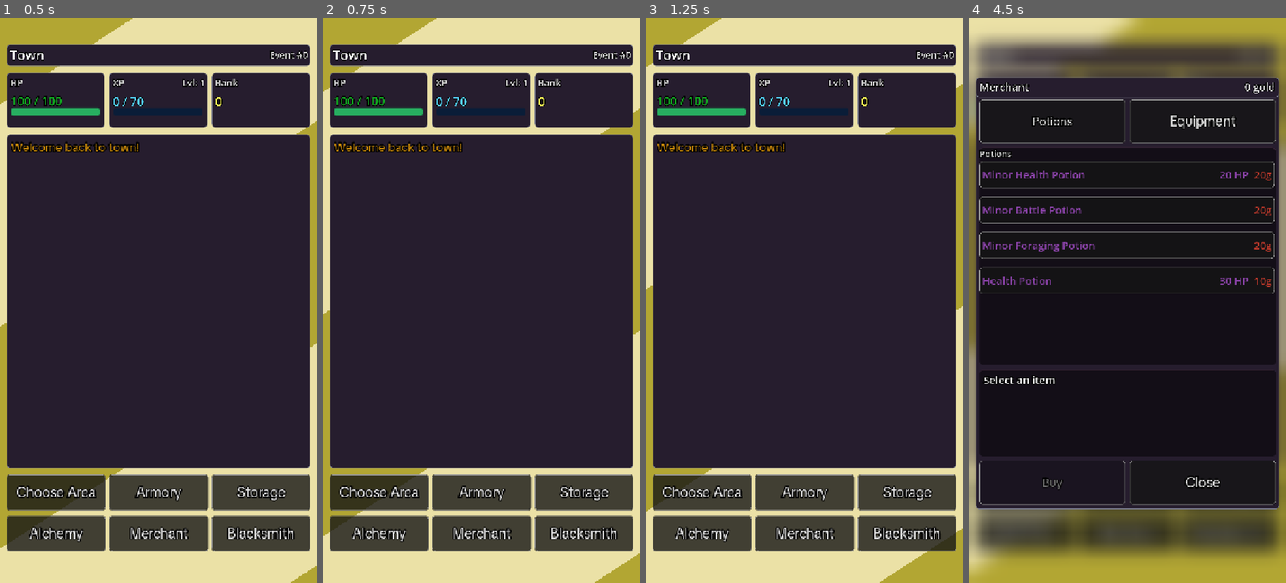
Above: before the commit, frames 1-4 (left to right).
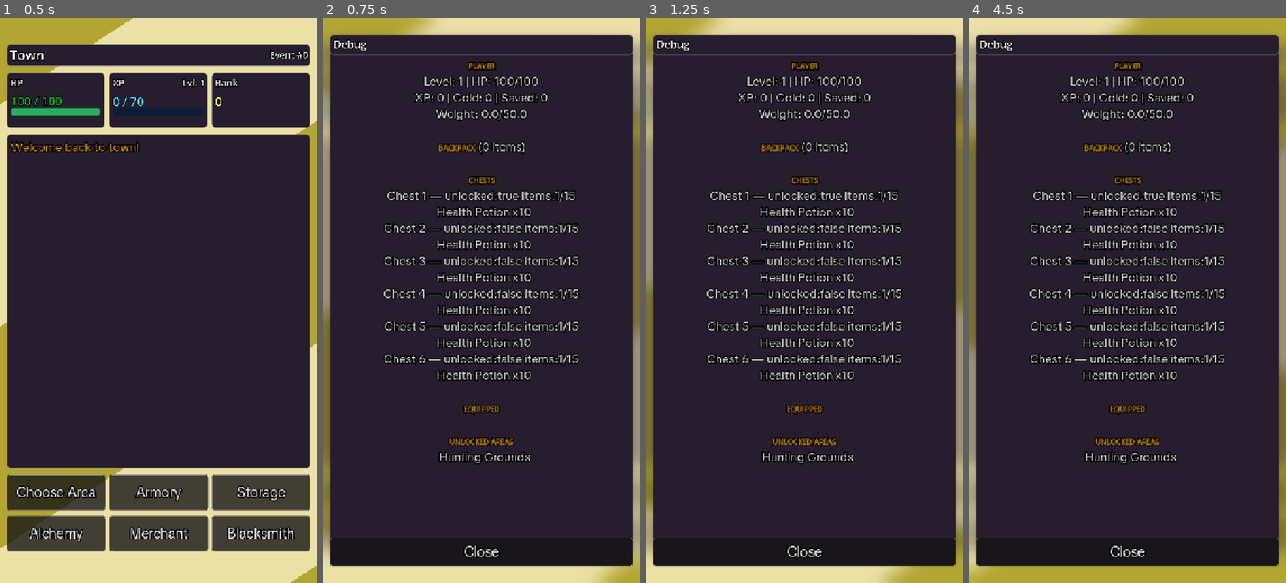
Above: after the commit, the same moments.

Repository: Nano95/project_RUNES
Game: Godot game, scene res://Scenes/Main.tscn
Same seed, same stepped clock (60 frames per second), same inputs: the game is played once before the commit and once after it.
Inputs (mouse positions are in pixels of both pictures, inside the frame that each line leads up to):
- Up to frame 1 (0.5 s): no input
- Up to frame 2 (0.75 s): click (380, 46) at 0.5 s, where only the run after the commit has a clickable "Debug"
- Up to frame 3 (1.25 s): no input
- Up to frame 4 (4.5 s): click "Armory" at 1.25 s; click "Storage" at 2 s; click "Alchemy" at 2.75 s; click "Merchant" at 3.5 s; click "Blacksmith" at 4.25 s

Frame 1 is identical in both runs. In frame 2, 35% of the frame differs, in the area x 0-100%, y 0-100%; in frame 3, 35%; in frame 4, 39%, in the area x 2-98%, y 3-97%.

Commit message:
adding a debug panel with all data

Diff:
--- a/Scenes/MainController.tscn
+++ b/Scenes/MainController.tscn
@@ -19,6 +19,7 @@
 [ext_resource type="Script" uid="uid://buhguegqkcr4k" path="res://Scripts/GatherSystem.gd" id="14_6iwwj"]
 [ext_resource type="Script" uid="uid://dnx5jud3bj3h2" path="res://Scripts/MerchantDisplay.gd" id="16_cssra"]
 [ext_resource type="Script" uid="uid://dweasp2efehkt" path="res://Scripts/EquipmentModal.gd" id="16_ds30n"]
+[ext_resource type="Script" uid="uid://dwxg2qpvawunx" path="res://Scripts/DebugDisplay.gd" id="16_px8ax"]
 [ext_resource type="Theme" uid="uid://3dmu3g4p1u1e" path="res://Resources/Themes/MainTheme.tres" id="17_g72ry"]
 [ext_resource type="Script" uid="uid://cgaotmic06nj0" path="res://Scripts/BlacksmithDisplay.gd" id="17_shy7a"]
 [ext_resource type="Script" uid="uid://drl0whro730mg" path="res://Scripts/CheckpointOverlay.gd" id="18_cssra"]
@@ -226,6 +227,12 @@
 shader_parameter/time = 4.750000002218258e-07
 shader_parameter/activate = false
 
+[sub_resource type="ShaderMaterial" id="ShaderMaterial_giqqg"]
+resource_local_to_scene = true
+shader = ExtResource("7_108yi")
+shader_parameter/time = 4.750000002218258e-07
+shader_parameter/activate = false
+
 [sub_resource type="ShaderMaterial" id="ShaderMaterial_7urtk"]
 resource_local_to_scene = true
 shader = ExtResource("7_108yi")
@@ -406,7 +413,7 @@
 tickTimer = NodePath("TickTimer")
 eventLog = NodePath("UIController/MarginContainer/VBoxContainer/EventLogPanel/EventLog")
 
-[node name="UIController" type="Control" parent="." unique_i …(142 unchanged characters)…  "merchantButton", "blacksmithButton", "areaButtons", "inventorySystem", "storageDisplay", "alchemyDisplay", "equipmentDisplay", "merchantDisplay", "blacksmithDisplay", "checkPointDisplay", "areaSystem", "adventuringRow", "inventoryPanel")]
+[node name="UIController" type="Control" parent="." unique_i …(142 unchanged characters)…  "merchantButton", "blacksmithButton", "debugButton", "areaButtons", "inventorySystem", "storageDisplay", "alchemyDisplay", "equipmentDisplay", "merchantDisplay", "blacksmithDisplay", "checkPointDisplay", "debugDisplay", "areaSystem", "adventuringRow", "inventoryPanel")]
 layout_mode = 1
 anchors_preset = 15
 anchor_right = 1.0
@@ -422,6 +429,7 @@
 armoryButton = NodePath("MarginContainer/VBoxContainer/MainActionRow/MainActionRow/ArmoryBtn")
 merchantButton = NodePath("MarginContainer/VBoxContainer/MainActionRow/MainActionRow/MerchantBtn")
 blacksmithButton = NodePath("MarginContainer/VBoxContainer/MainActionRow/MainActionRow/BlacksmithBtn")
+debugButton = NodePath("MarginContainer/VBoxContainer/TopRow/StatsLayout/Panel/DebugBtn")
 areaButtons = [NodePath("MarginContainer/VBoxContainer/AreasSelectRow/AreasSelectRow/area1"), NodePath("MarginContainer …(211 unchanged characters)…
 inventorySystem = NodePath("../InventorySystem")
 storageDisplay = NodePath("StorageModal")
@@ -430,6 +438,7 @@
 merchantDisplay = NodePath("MerchantContainer")
 blacksmithDisplay = NodePath("BlacksmithContainer")
 checkPointDisplay = NodePath("CheckpointOverlay")
+debugDisplay = NodePath("DebugContainer")
 areaSystem = NodePath("../AreaSystem")
 adventuringRow = NodePath("MarginContainer/VBoxContainer/AdventuringRow")
 inventoryPanel = NodePath("MarginContainer/VBoxContainer/AdventuringRow/BackpackDisplay")
@@ -514,6 +523,20 @@
 text = "Event #1"
 horizontal_alignment = 2
 vertical_alignment = 1
+
+[node name="DebugBtn" type="Button" parent="UIController/MarginContainer/VBoxContainer/TopRow/StatsLayout/Panel" unique_id=1852979609]
+self_modulate = Color(1, 1, 1, 0)
+custom_minimum_size = Vector2(0, 80)
+layout_mode = 0
+offset_top = -31.0
+offset_right = 227.0
+offset_bottom = 49.0
+size_flags_horizontal = 3
+theme = ExtResource("17_g72ry")
+theme_override_constants/outline_size = 10
+theme_override_fonts/font = ExtResource("3_dajxx")
+theme_override_font_sizes/font_size = 32
+text = "Debug"
 
 [node name="Stats" type="HBoxContainer" parent="UIController/MarginContainer/VBoxContainer/TopRow/StatsLayout" unique_id=548009463]
 layout_mode = 2
@@ -2082,6 +2105,93 @@
 theme_override_font_sizes/font_size = 32
 text = "Close"
 
+[node name="DebugContainer" type="ColorRect" parent="UIController" unique_id=1839322693 node_paths=PackedStringArray("debugText", "closeButton")]
+material = SubResource("ShaderMaterial_ds30n")
+layout_mode = 1
+anchors_preset = 15
+anchor_right = 1.0
+anchor_bottom = 1.0
+grow_horizontal = 2
+grow_vertical = 2
+script = ExtResource("16_px8ax")
+debugText = NodePath("MainPanel/fileText")
+closeButton = NodePath("MainPanel/ClosePanel")
+
+[node name="MainPanel" type="Panel" parent="UIController/DebugContainer" unique_id=1990606856]
+layout_mode = 1
+anchors_preset = 8
+anchor_left = 0.5
+anchor_top = 0.5
+anchor_right = 0.5
+anchor_bottom = 0.5
+offset_left = -345.0
+offset_top = -602.0
+offset_right = 345.0
+offset_bottom = 602.0
+grow_horizontal = 2
+grow_vertical = 2
+size_flags_stretch_ratio = 0.0
+theme = ExtResource("17_g72ry")
+
+[node name="TitlePanel" type="Panel" parent="UIController/DebugContainer/MainPanel" unique_id=1101965419]
+layout_mode = 0
+offset_right = 690.0
+offset_bottom = 45.0
+theme = ExtResource("17_g72ry")
+
+[node name="Name" parent="UIController/DebugContainer/MainPanel/TitlePanel" unique_id=1900814077 instance=ExtResource("6_prt4a")]
+self_modulate = Color(0.85, 0.85, 0.85, 1)
+material = SubResource("ShaderMaterial_giqqg")
+layout_mode = 1
+anchors_preset = 10
+anchor_right = 1.0
+offset_left = 9.0
+offset_right = 1043.0
+offset_bottom = 140.0
+grow_horizontal = 2
+theme_override_constants/outline_size = 20
+theme_override_font_sizes/font_size = 80
+text = "Debug"
+vertical_alignment = 1
+
+[node name="fileText" type="RichTextLabel" parent="UIController/DebugContainer/MainPanel" unique_id=1060180217]
+self_modulate = Color(0.7882353, 0.7882353, 0.7882353, 1)
+custom_minimum_size = Vector2(0, 47)
+layout_mode = 1
+anchors_preset = 15
+anchor_right = 1.0
+anchor_bottom = 1.0
+offset_top = 50.0
+offset_bottom = -75.0
+grow_horizontal = 2
+grow_vertical = 2
+theme_override_constants/outline_size = 10
+theme_override_fonts/normal_font = ExtResource("3_dajxx")
+theme_override_font_sizes/normal_font_size = 28
+theme_override_font_sizes/bold_italics_font_size = 22
+theme_override_font_sizes/italics_font_size = 22
+bbcode_enabled = true
+text = "[i]  Select any item to see information here.[/i]"
+scroll_following = true
+horizontal_alignment = 1
+
+[node name="ClosePanel" type="Button" parent="UIController/DebugContainer/MainPanel" unique_id=1172675801]
+layout_mode = 1
+anchors_preset = 12
+anchor_top = 1.0
+anchor_right = 1.0
+anchor_bottom = 1.0
+offset_top = -65.0
+grow_horizontal = 2
+grow_vertical = 0
+size_flags_horizontal = 3
+size_flags_vertical = 3
+size_flags_stretch_ratio = 0.3
+theme_override_constants/outline_size = 10
+theme_override_fonts/font = ExtResource("3_dajxx")
+theme_override_font_sizes/font_size = 32
+text = "Close"
+
 [node name="StorageModal" type="ColorRect" parent="UIController" unique_id=700632207 node_paths=PackedStringArray("back …(248 unchanged characters)…
 visible = false
 material = SubResource("ShaderMaterial_ds30n")
--- /dev/null
+++ b/Scripts/DebugDisplay.gd
@@ -0,0 +1,74 @@
+extends ColorRect
+class_name DebugDisplay
+
+@export var debugText: RichTextLabel
+@export var closeButton: Button
+
+func _ready() -> void:
+	closeButton.pressed.connect(onHide)
+	hide()
+
+func onHide() -> void:
+	Utils.animate_modal_exit(self)
+
+func open() -> void:
+	debugText.bbcode_enabled = true
+	debugText.text = buildDebugText()
+	Utils.animate_modal_entry(self)
+
+func buildDebugText() -> String:
+	var main = Utils.get_main()
+	var gd = main.game_data
+	var text = ""
+
+	text += "[color=#c8880a][b]PLAYER[/b][/color]\n"
+	text += "Level: %d | HP: %d/%d\n" % [gd.level, gd.hp, gd.maxHp]
+	text += "XP: %d | Gold: %d | Saved: %d\n" % [gd.xp, gd.gold, gd.savedGold]
+	text += "Weight: %.1f/%.1f\n\n" % [gd.currentWeight, gd.maxWeight]
+
+	text += "[color=#c8880a][b]BACKPACK[/b][/color] (%d items)\n" % gd.backpack.size()
+	for stack in gd.backpack:
+		if stack.get("isEquipment", false):
+			text += "  [color=#e74c3c]%s[/color] +%d (enh:%d)\n" % [
+				stack.get("name", "?"),
+				stack.get("statBonus", 0),
+				stack.get("enhancement", 0)
+			]
+		else:
+			text += "  %s x%d\n" % [stack.get("name", "?"), stack.get("qty", 1)]
+
+	text += "\n[color=#c8880a][b]CHESTS[/b][/color]\n"
+	for chest in gd.chests:
+		text += "Chest %d — unlocked:%s items:%d/%d\n" % [
+			chest.id,
+			str(chest.unlocked),
+			chest.items.size(),
+			15 + (chest.upgradeLevel * 5)
+		]
+		for stack in chest.items:
+			if stack.get("isEquipment", false):
+				text += "  [color=#e74c3c]%s[/color] +%d\n" % [
+					stack.get("name", "?"),
+					stack.get("statBonus", 0)
+				]
+			else:
+				text += "  %s x%d\n" % [stack.get("name", "?"), stack.get("qty", 1)]
+
+	text += "\n[color=#c8880a][b]EQUIPPED[/b][/color]\n"
+	var slots = ["equippedWeapon", "equippedShield", "equippedArmor",
+				 "equippedHelmet", "equippedLegs", "equippedBoots",
+				 "equippedRing", "equippedAmulet"]
+	for slot in slots:
+		var item = gd.get(slot)
+		if item and not item.is_empty():
+			text += "  %s: [color=#e74c3c]%s[/color] +%d\n" % [
+				slot.replace("equipped", ""),
+				item.get("name", "?"),
+				item.get("statBonus", 0) + item.get("enhancement", 0)
+			]
+
+	text += "\n[color=#c8880a][b]UNLOCKED AREAS[/b][/color]\n"
+	for area in gd.unlockedAreas:
+		text += "  %s\n" % area
+
+	return text
--- a/Scripts/StorageDisplay.gd
+++ b/Scripts/StorageDisplay.gd
@@ -176,7 +176,6 @@
 		chestGrid.add_child(btn)
 
 func onChestSelected(chestId: int) -> void:
-	print("chest Button pressed")
 	var chest = chestSystem.getChest(chestId)
 	if not chest:
 		return
@@ -186,7 +185,6 @@
 		_buildChestGrid()
 		return
 	selectedChestId = chestId
-	print("Selected: ", selectedChestId)
 	refresh()
 
 func onChestUnlocked(_chestId: int) -> void:
@@ -254,7 +252,18 @@
 		var item = ItemRegistry.getItem(itemName)
 		if not item:
 			push_warning("Unknown item in chest: %s" % itemName)
+			GameEvents.eventLogged.emit(
+				"Unknown item in chest: %s" % itemName, "system", false
+			)
 			continue
+
+		if stack.get("type") == "equipment" or ItemRegistry.getEquipmentDef(stack.get("name", "")) != null:
+			if not stack.has("isEquipment"):
+				push_warning("Equipment missing instance data: %s" % stack.get("name"))
+				GameEvents.eventLogged.emit(
+					"Equipment missing instance data: %s" % stack.get("name"), "system", false
+				)
+				continue
 
 		if stack.get("isEquipment", false):
 			# Equipment — show as individual instance with full data
--- a/Scripts/UIController.gd
+++ b/Scripts/UIController.gd
@@ -9,6 +9,7 @@
 @export var armoryButton: Button
 @export var merchantButton: Button
 @export var blacksmithButton: Button
+@export var debugButton: Button
 @export var areaButtons: Array[Button] = []
 @export var inventorySystem: InventorySystem
 @export var storageDisplay: StorageDisplay
@@ -17,6 +18,7 @@
 @export var merchantDisplay: MerchantDisplay
 @export var blacksmithDisplay: BlacksmithDisplay
 @export var checkPointDisplay: CheckpointOverlay
+@export var debugDisplay: DebugDisplay
 @export var areaSystem: AreaSystem
 @export var adventuringRow: HBoxContainer
 @export var inventoryPanel: Panel
@@ -36,6 +38,7 @@
 	armoryButton.pressed.connect(showArmory)
 	merchantButton.pressed.connect(showMerchant)
 	blacksmithButton.pressed.connect(showBlacksmith)
+	debugButton.pressed.connect(debugDisplay.open)
 
 	mainActionRow.show()
 	areaSelectRow.hide()
Not shown, added: Scripts/DebugDisplay.gd.uid
